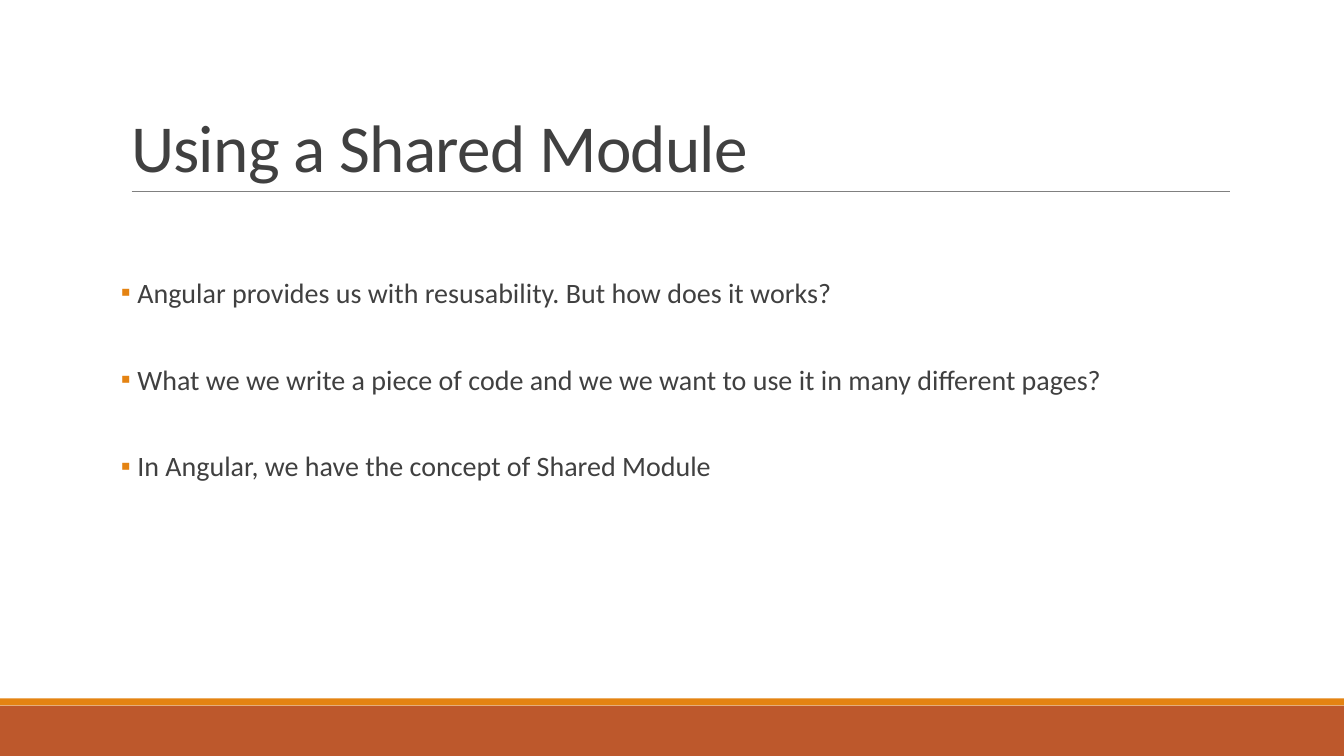
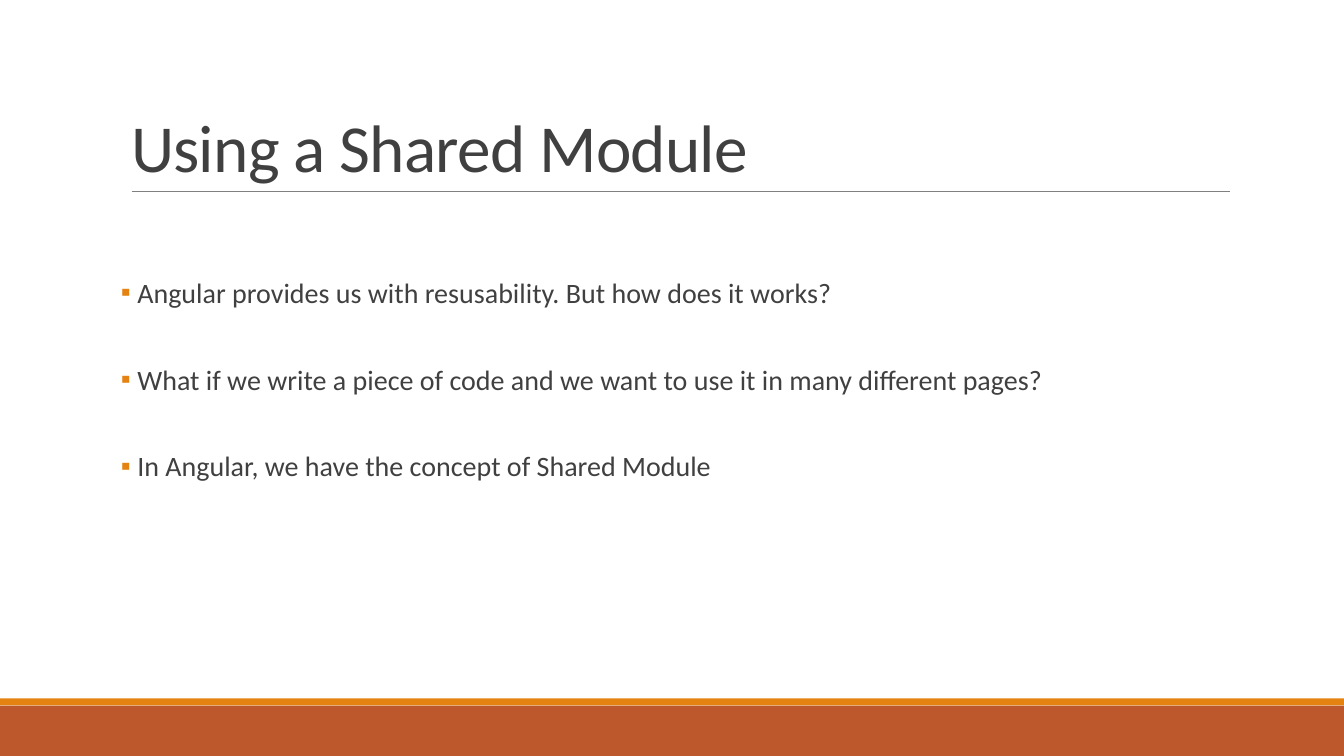
Before and after one commit to alamgirqazi/mobile-application-development-course, a slide deck: slide 2 of lecture 11/Lecture 11 - Mobile Application Development.pptx. Drawn at 1344x756 pixels with LibreOffice and Linux fonts; fonts in the diff are those of the drawing. Boxes give left, top, right and bottom in pixels: in the first picture for what was removed or moved away, otherwise in the second. Text is boxed around its words. In the diff, an @@ line names an element or a change of style, - is before the commit and + after.

```diff
--- a/lecture 11/Lecture 11 - Mobile Application Development.pptx
+++ b/lecture 11/Lecture 11 - Mobile Application Development.pptx
@@ text at (137,370,1042,395): text changed @@
-▪ What we we write a piece of code and we we want to use it in many different pages?
+▪ What if we write a piece of code and we want to use it in many different pages?
```
Also in this commit, not shown: 1 other file.
